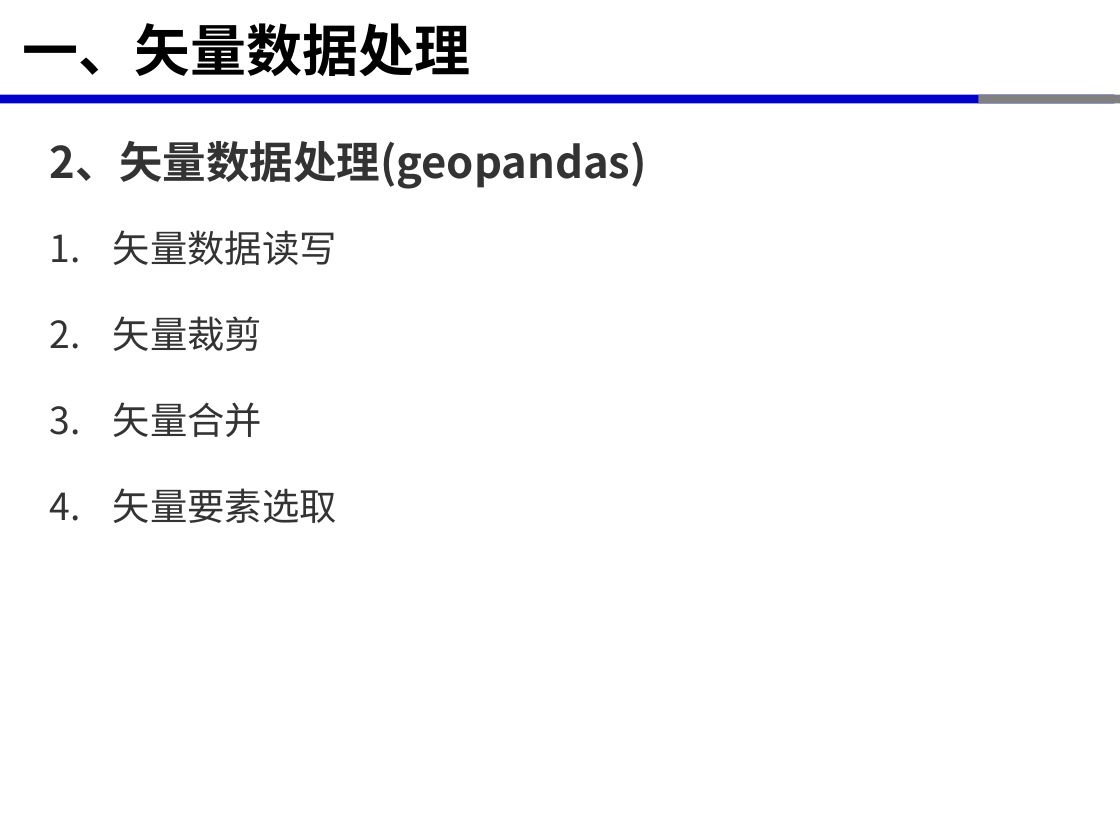
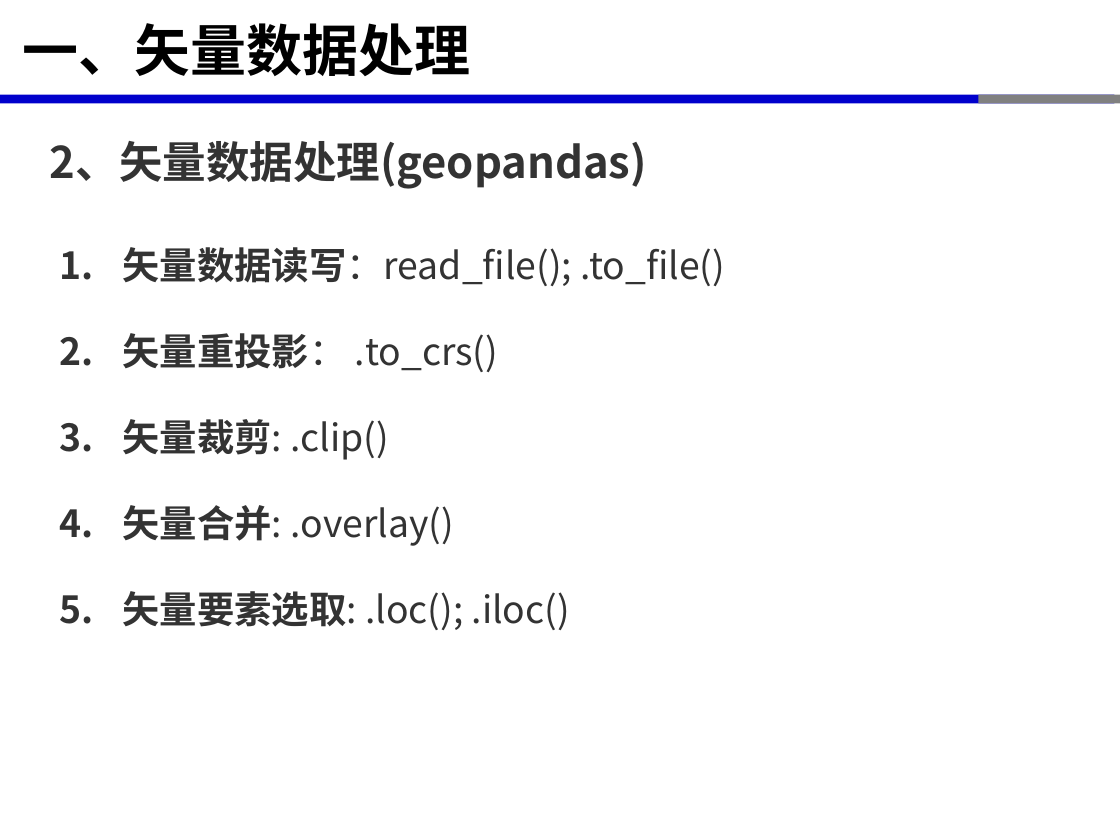
Before and after one commit to xinluo2018/open-source-gis-course, a slide deck: slide 10 of 第6章-GIS数据处理高级Python库-8课时/第6章-GIS数据处理高级Python库.pptx (slide 9 before the commit). Drawn at 1120x840 pixels with LibreOffice and Linux fonts; fonts in the diff are those of the drawing. Boxes give left, top, right and bottom in pixels: in the first picture for what was removed or moved away, otherwise in the second. Text is boxed around its words. In the diff, an @@ line names an element or a change of style, - is before the commit and + after.

```diff
--- a/第6章-GIS数据处理高级Python库-8课时/第6章-GIS数据处理高级Python库.pptx
+++ b/第6章-GIS数据处理高级Python库-8课时/第6章-GIS数据处理高级Python库.pptx
@@ text at (122, 247, 725, 630): text changed @@
-1. 矢量数据读写
-2. 矢量裁剪
-3. 矢量合并
-4. 矢量要素选取
+1. 矢量数据读写：read_file(); .to_file()
+2. 矢量重投影： .to_crs()
+3. 矢量裁剪: .clip()
+4. 矢量合并: .overlay()
+5. 矢量要素选取: .loc(); .iloc()
```
Also in this commit, not shown: 3 other slides changed, 4 slides added, 1 slide removed, 7 other files.
